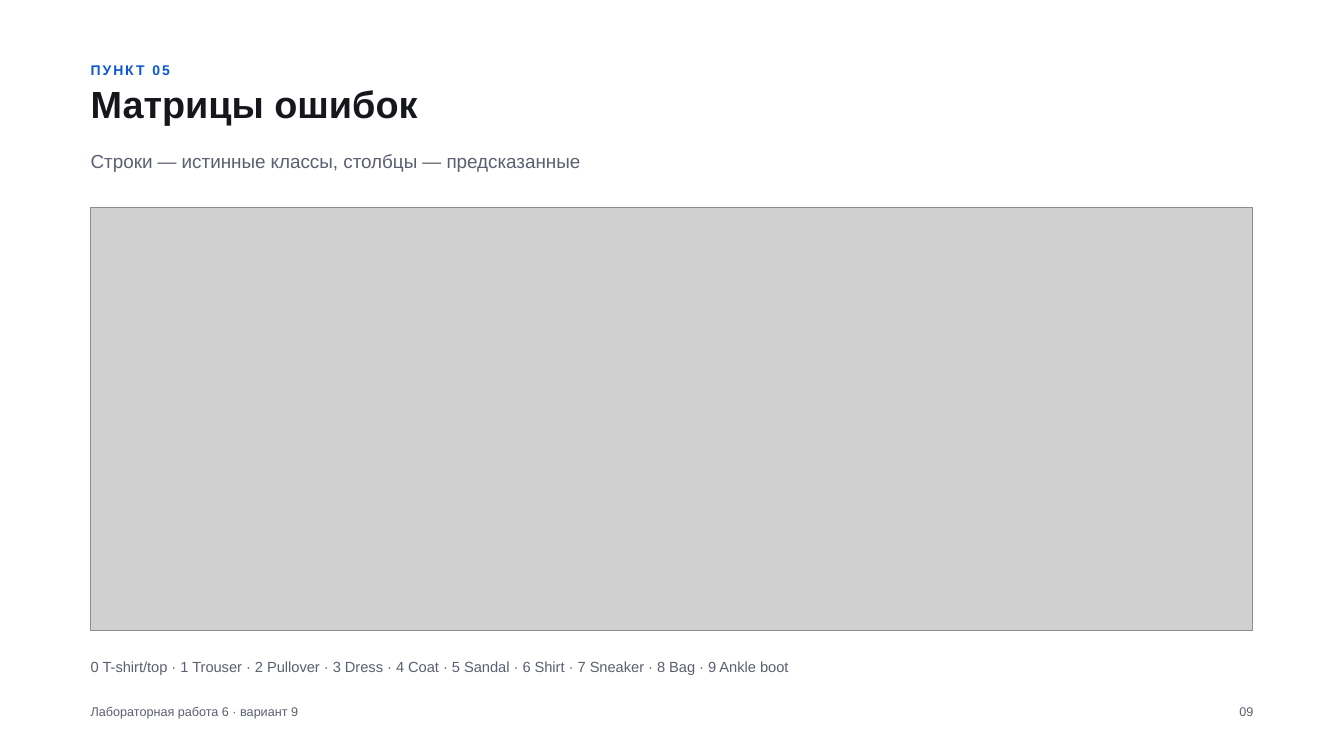
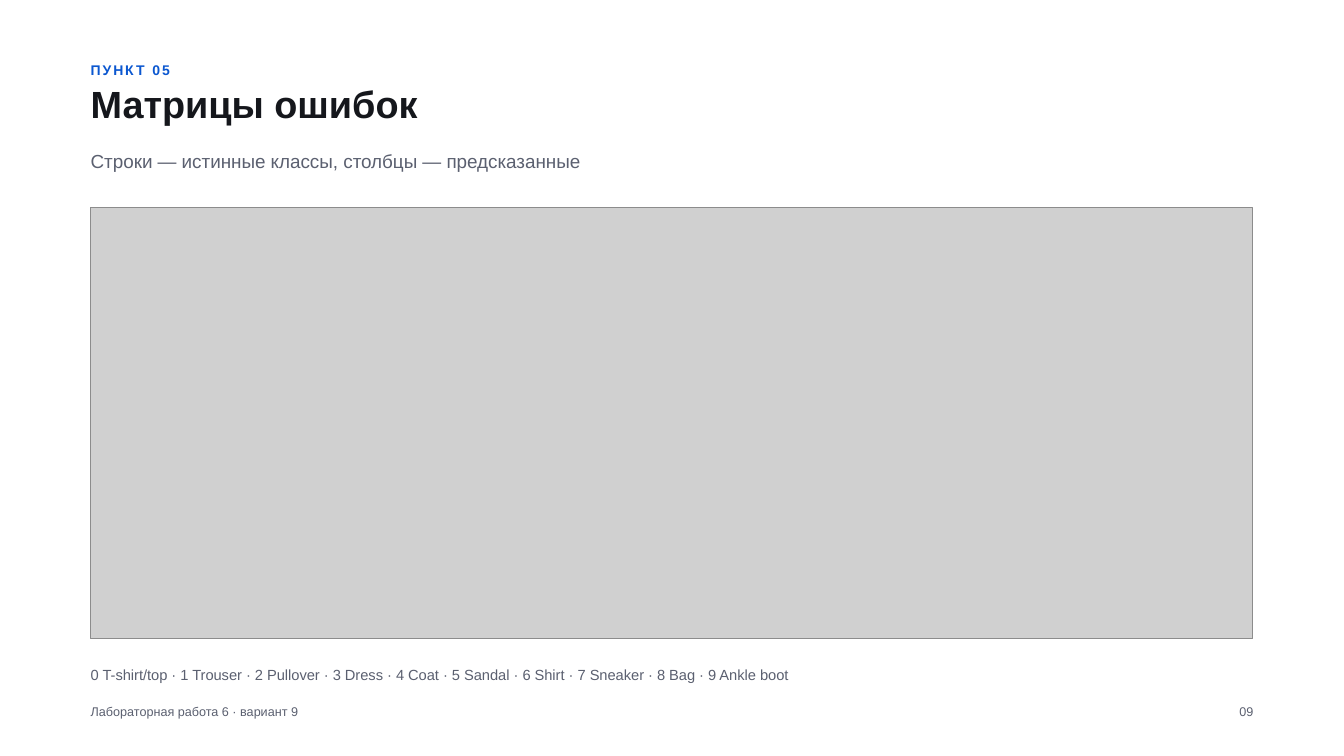
Before and after one commit to stepanshepilov/TSU_CV, a slide deck: slide 9 of lab6/Лабораторная_6_вариант_9.pptx. Drawn at 1344x756 pixels with LibreOffice and Linux fonts; fonts in the diff are those of the drawing; grey boxes stand for pictures. Boxes give left, top, right and bottom in pixels: in the first picture for what was removed or moved away, otherwise in the second. Text is boxed around its words. In the diff, an @@ line names an element or a change of style, - is before the commit and + after.

```diff
--- a/lab6/Лабораторная_6_вариант_9.pptx
+++ b/lab6/Лабораторная_6_вариант_9.pptx
@@ picture: place and size @@
-picture at <box>91,208,1253,631</box>
+picture at <box>91,208,1253,639</box>
@@ text "0 T-shirt/top · 1 Trouser ...": place and size @@
-text "0 T-shirt/top · 1 Trouser ..." at <box>91,661,788,675</box>
+text "0 T-shirt/top · 1 Trouser ..." at <box>91,669,788,683</box>
```
Also in this commit, not shown: 4 other slides changed, 1 slide added, 1 slide removed, 7 other files.
